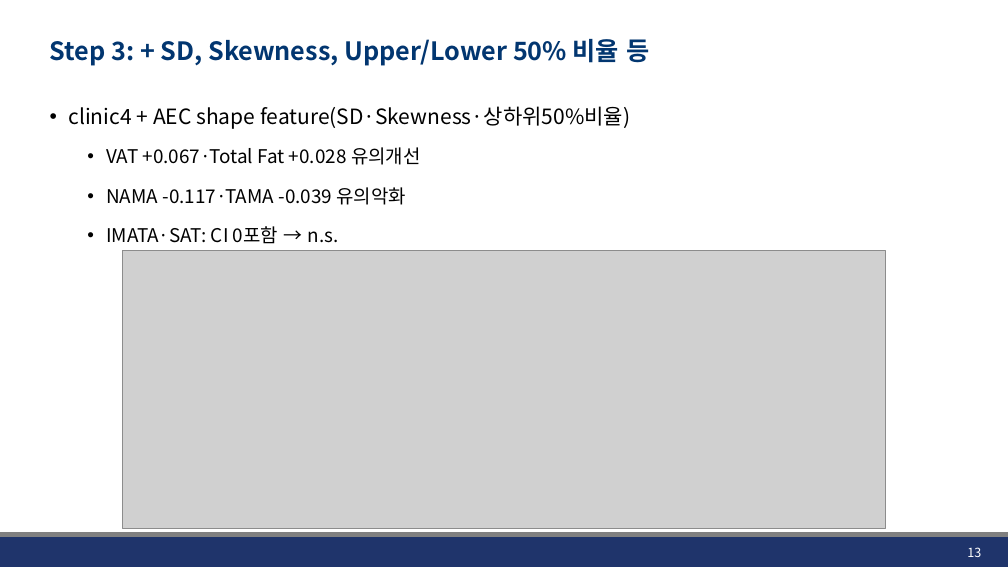
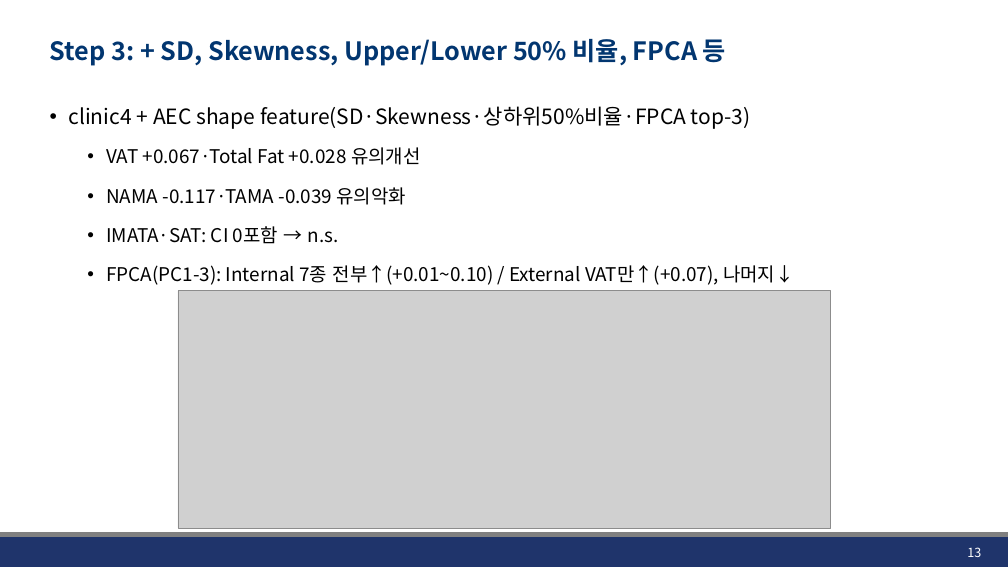
Before and after one commit to JHWannabe/Clinical_Study, a slide deck: slide 13 of docs/260807_Results of multiple Features.pptx. Drawn at 1008x567 pixels with LibreOffice and Linux fonts; fonts in the diff are those of the drawing; grey boxes stand for pictures; background and template pictures are left out. Boxes give left, top, right and bottom in pixels: in the first picture for what was removed or moved away, otherwise in the second. Text is boxed around its words. In the diff, an @@ line names an element or a change of style, - is before the commit and + after.

```diff
--- a/docs/260807_Results of multiple Features.pptx
+++ b/docs/260807_Results of multiple Features.pptx
@@ title at <box>50,39,726,66</box>: text changed @@
-Step 3: + SD, Skewness, Upper/Lower 50% 비율 등
+Step 3: + SD, Skewness, Upper/Lower 50% 비율, FPCA 등
@@ text at <box>68,106,751,129</box>: text changed @@
-• clinic4 + AEC shape feature(SD·Skewness·상하위50%비율)
+• clinic4 + AEC shape feature(SD·Skewness·상하위50%비율·FPCA top-3)
@@ text at <box>106,265,794,285</box>: paragraph added @@
+  • FPCA(PC1-3): Internal 7종 전부↑(+0.01~0.10) / External VAT만↑(+0.07), 나머지↓
@@ picture: place and size @@
-picture at <box>123,251,885,529</box>
+picture at <box>178,291,830,529</box>
```
Also in this commit, not shown: 10 other slides changed, 1 slide added, 1 slide removed, 29 other files.
